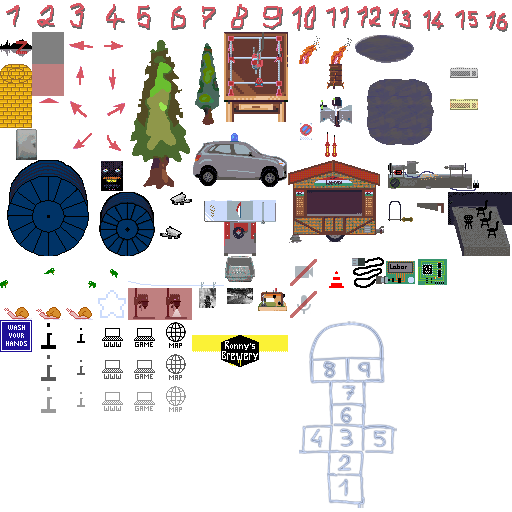
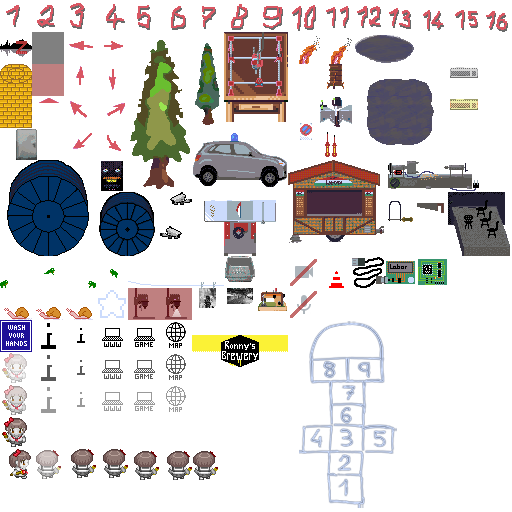
Two versions of the same layered image (512x512). Layer-by-layer changes:
pixels changed over (2, 192, 512, 480) (layer not identified)
